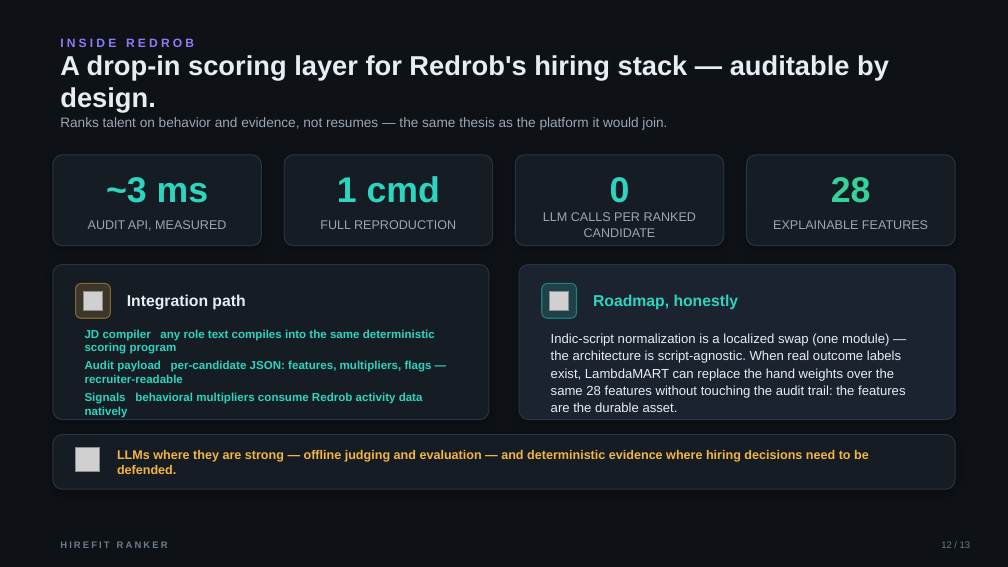
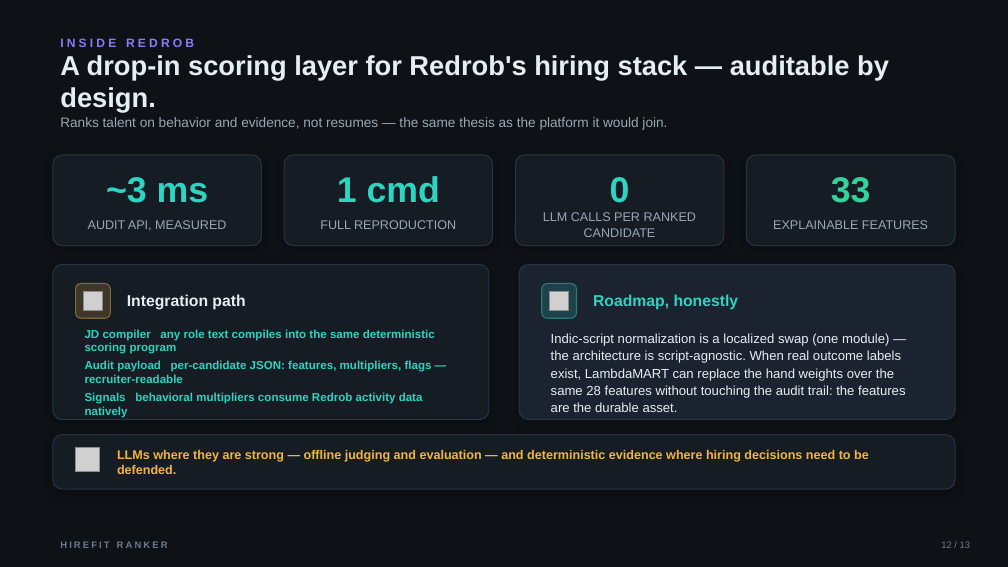
Before and after one commit to bansalbhunesh/redrob-hirefit-ranker, a slide deck: slide 12 of docs/HireFit_Ranker_Redrob_POLISHED.pptx. Drawn at 1008x567 pixels with LibreOffice and Linux fonts; fonts in the diff are those of the drawing; grey boxes stand for pictures. Boxes give left, top, right and bottom in pixels: in the first picture for what was removed or moved away, otherwise in the second. Text is boxed around its words. In the diff, an @@ line names an element or a change of style, - is before the commit and + after.

```diff
--- a/docs/HireFit_Ranker_Redrob_POLISHED.pptx
+++ b/docs/HireFit_Ranker_Redrob_POLISHED.pptx
@@ text at (831, 177, 871, 203): text changed @@
-28
+33
```
Also in this commit, not shown: 4 other slides changed, 10 other files.
